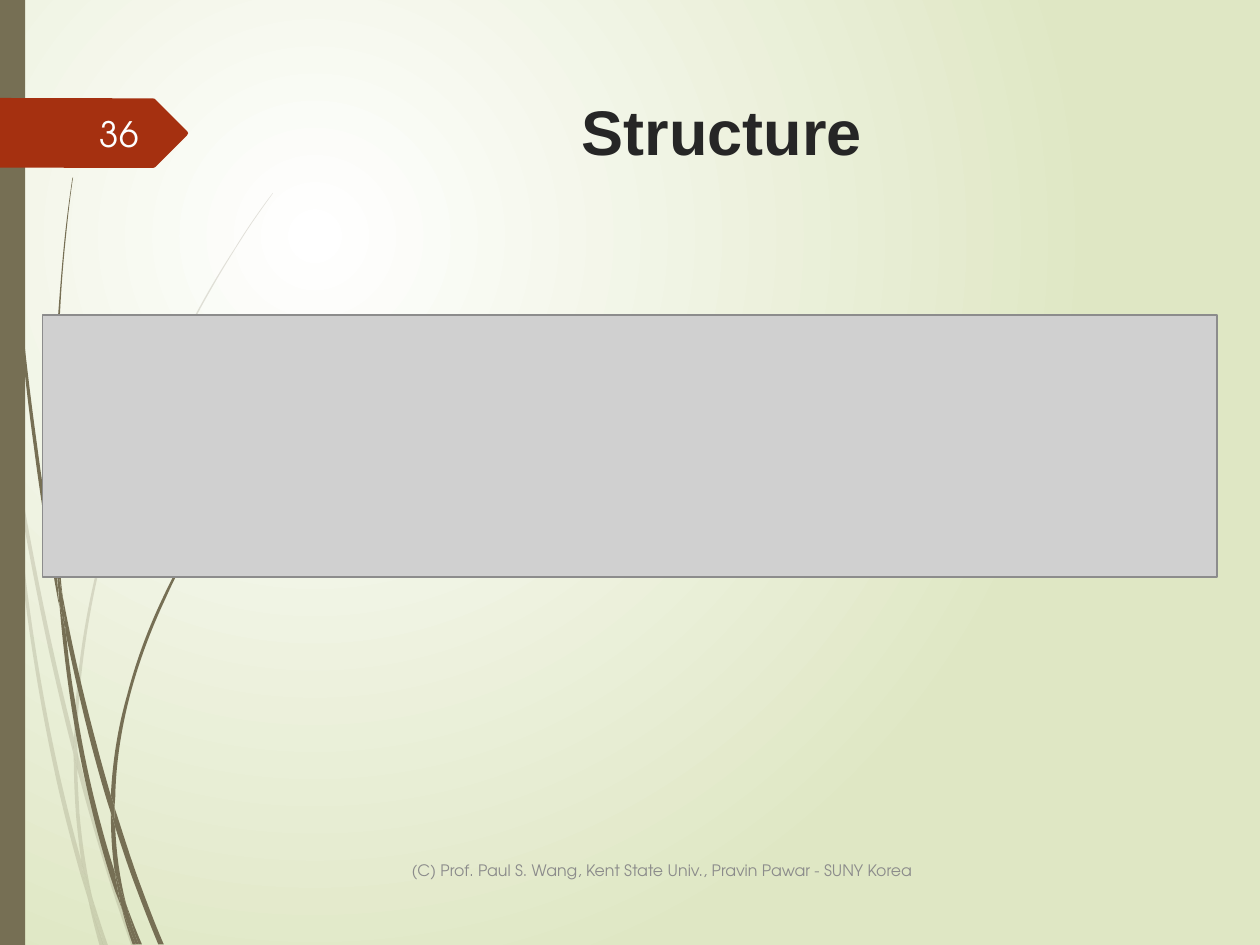
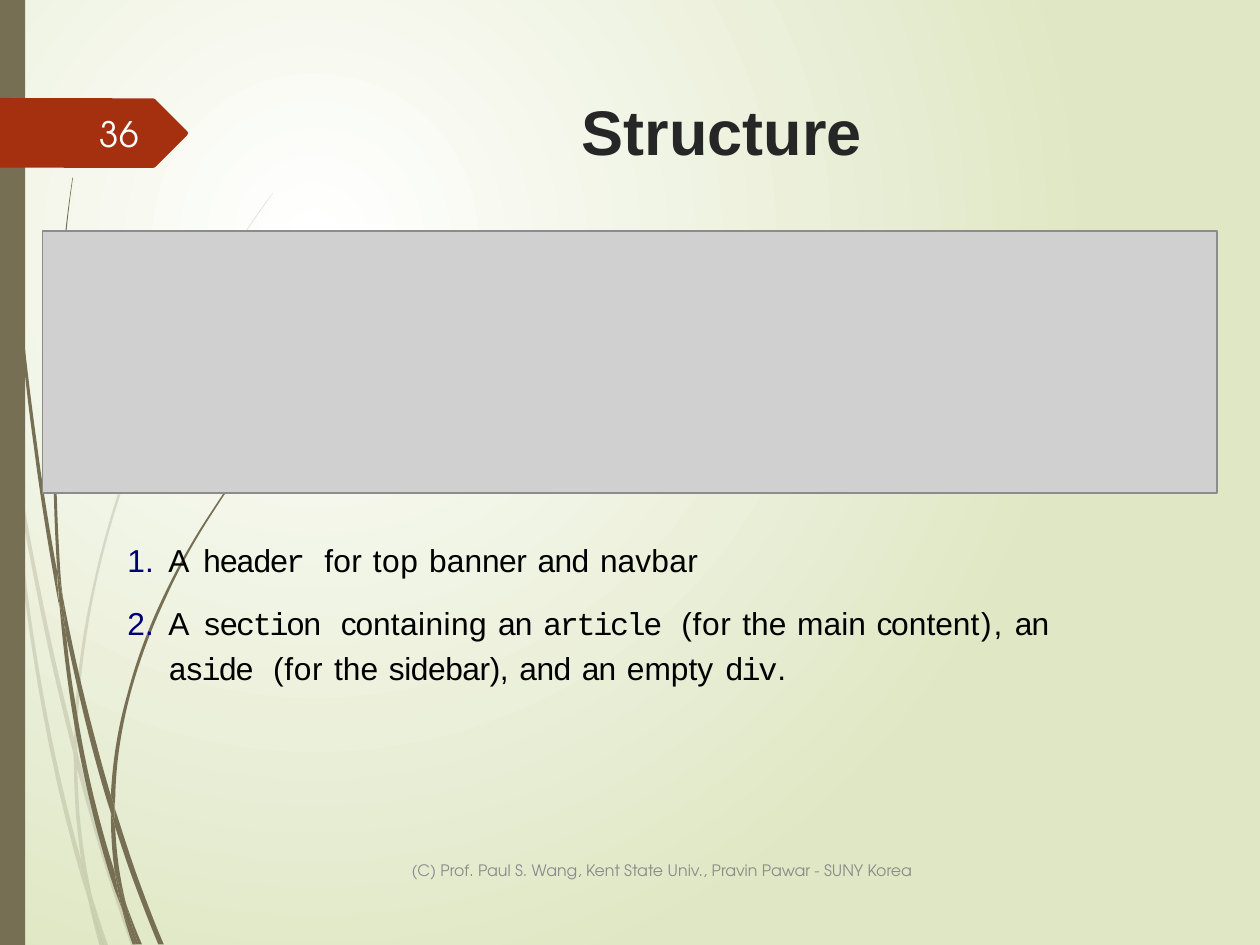
Before and after one commit to ppawar/ppawar.github.io, a slide deck: slide 36 of Fall2019/CSE102-F19/lectures/CSE102_Lec4-CSS.pptx. Drawn at 1260x945 pixels with LibreOffice and Linux fonts; fonts in the diff are those of the drawing; grey boxes stand for pictures. Boxes give left, top, right and bottom in pixels: in the first picture for what was removed or moved away, otherwise in the second. Text is boxed around its words. In the diff, an @@ line names an element or a change of style, - is before the commit and + after.

```diff
--- a/Fall2019/CSE102-F19/lectures/CSE102_Lec4-CSS.pptx
+++ b/Fall2019/CSE102-F19/lectures/CSE102_Lec4-CSS.pptx
@@ picture: place and size @@
-picture at (43, 315, 1217, 577)
+picture at (43, 231, 1217, 493)
@@ text added at (168, 548, 1049, 685), 18.1 pt, text #000000 @@
+1. A header for top banner and navbar
+2. A section containing an article (for the main content), an aside (for the sidebar), and an empty div.
```
Also in this commit, not shown: 7 other slides changed, 14 slides added, 3 slides removed, 11 other files.
